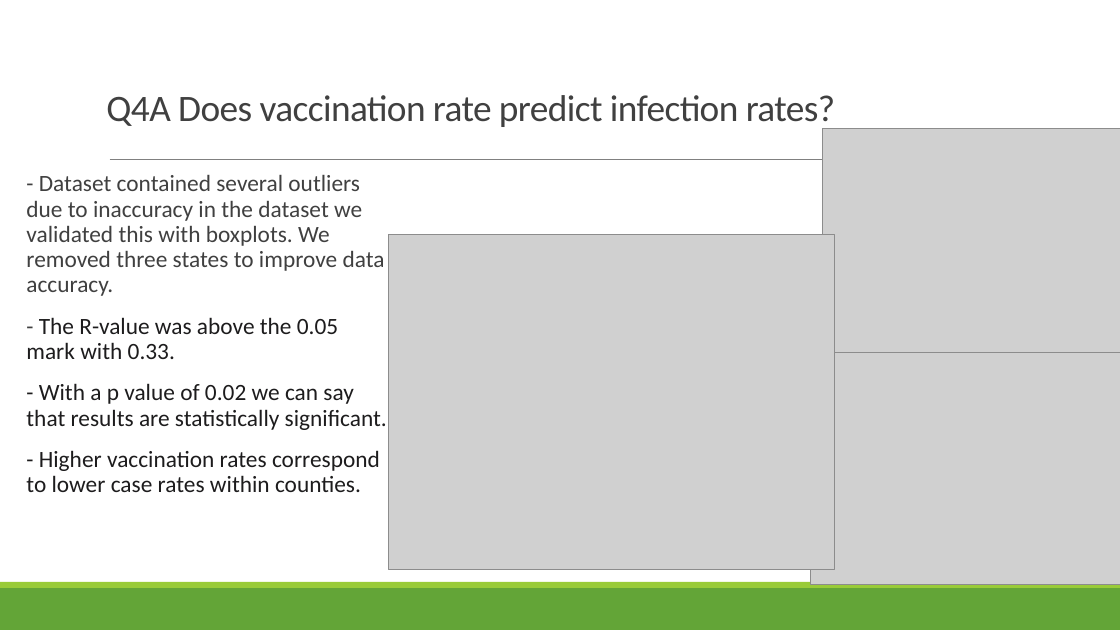
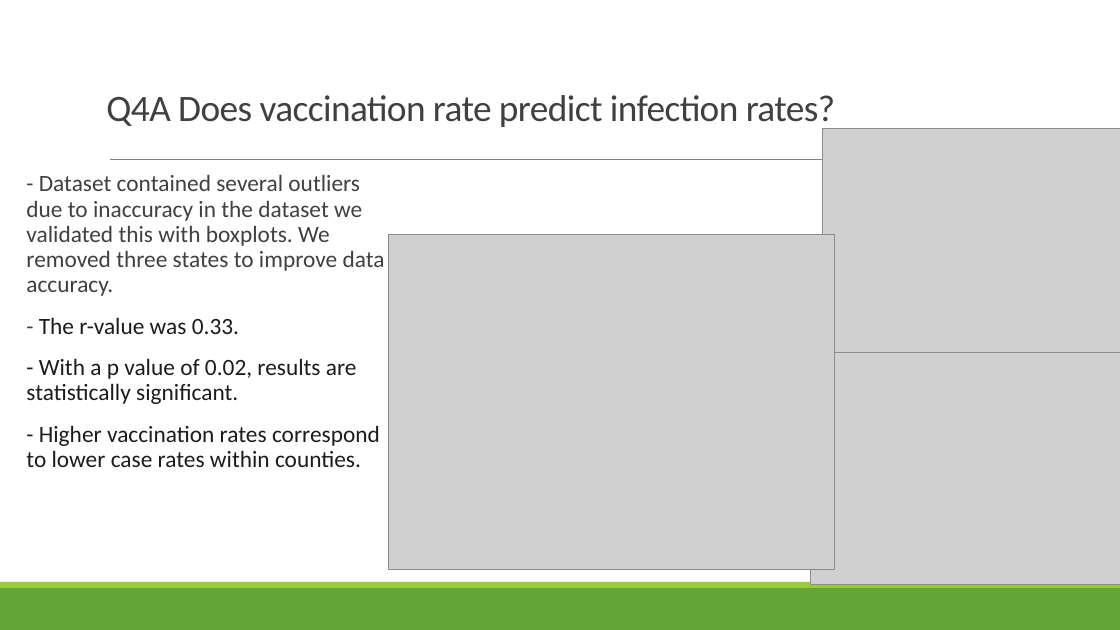
Before and after one commit to 123noob1/eda_and_git_colab, a slide deck: slide 9 of Team Hope.pptx (slide 7 before the commit). Drawn at 1120x630 pixels with LibreOffice and Linux fonts; fonts in the diff are those of the drawing; grey boxes stand for pictures. Boxes give left, top, right and bottom in pixels: in the first picture for what was removed or moved away, otherwise in the second. Text is boxed around its words. In the diff, an @@ line names an element or a change of style, - is before the commit and + after.

```diff
--- a/Team Hope.pptx
+++ b/Team Hope.pptx
@@ text at box(26, 317, 357, 404): text changed @@
-  - The R-value was above the 0.05 mark with 0.33.
-  - With a p value of 0.02 we can say that results are statistically significant.
+  - The r-value was 0.33.
+  - With a p value of 0.02, results are statistically significant.
```
Also in this commit, not shown: 1 other slide changed, 2 slides added.
